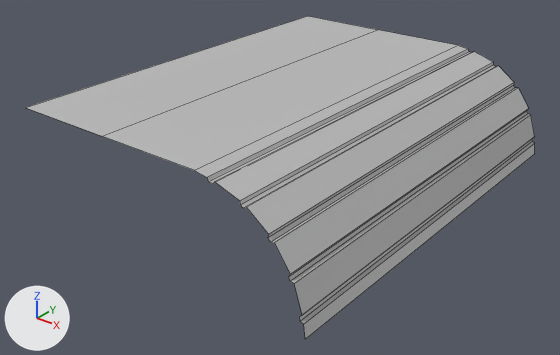
The FBX model Avarice/Assets/MiniProduction_ArtAssets/Environment Kitset/Mesh_Wall_Arch_low.fbx: old version first, new version second.
Both versions are drawn from a 50 mm lens placed at (2.57, -7.49, 6.34), pointed at (-1.58, -2.3, 3.12). Arrows for +X, +Y and +Z are at lower left; the lights stay in place. Mesh edges are drawn as thin lines. Where no turn or scale is listed for an object, it has been applied to the vertices.

The first picture shows 'Mesh_Wall_Arch_low'.
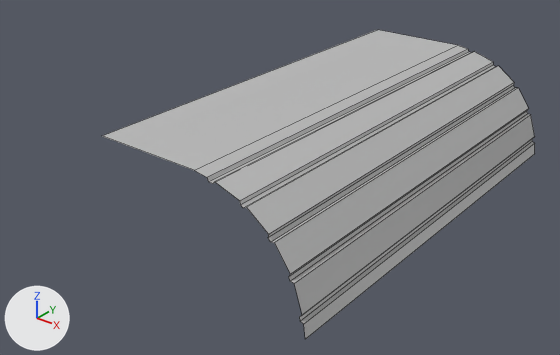
Location of each change, (x1, y1, x2, y2) in pixels of the pictures (560 x 355 px):
'Mesh_Wall_Arch_low', reshaped (15% narrower)
    before: (25, 16, 535, 339)
    after: (103, 30, 535, 339)
part 1 of me_mesh, deleted
    before: (25, 16, 377, 136)

The change in detail:
me_mesh has 48 vertices, 23 faces and spans x -3.0..0.0, y -4.0..0.0, z 3.0..3.99.
me_mesh is used by ob_mesh_wall_arch_low; location (0.0, 0.0, 0.0).
Verts and faces of me_mesh; kept vertices keep their numbers, new ones are numbered from 48.
Before the commit, vertices of me_mesh: 44 (-3.0, -4.0, 3.99) at pixel (25, 107), 45 (-3.0, 0.0, 3.99) at pixel (307, 15), 46 (-2.0, -4.0, 3.99) at pixel (101, 136), 47 (-2.0, 0.0, 3.99) at pixel (377, 29).
Part 1, on me_mesh:
Vertices deleted: 44, 45 (with the faces that use them).
